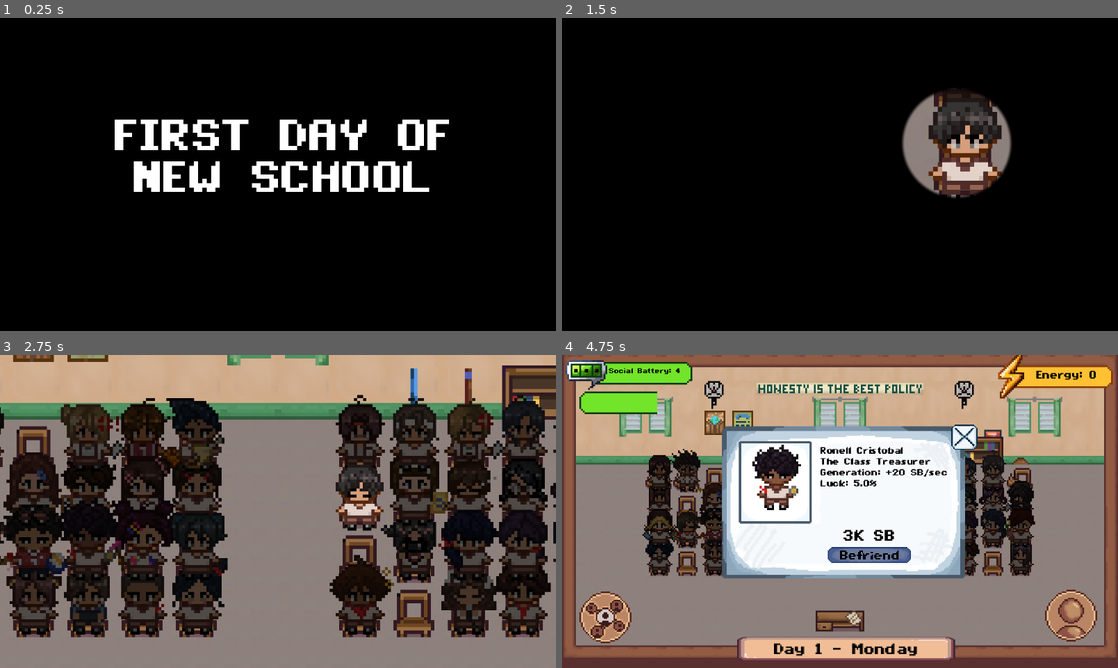
Above: before the commit, frames 1-4 (two rows, left to right).
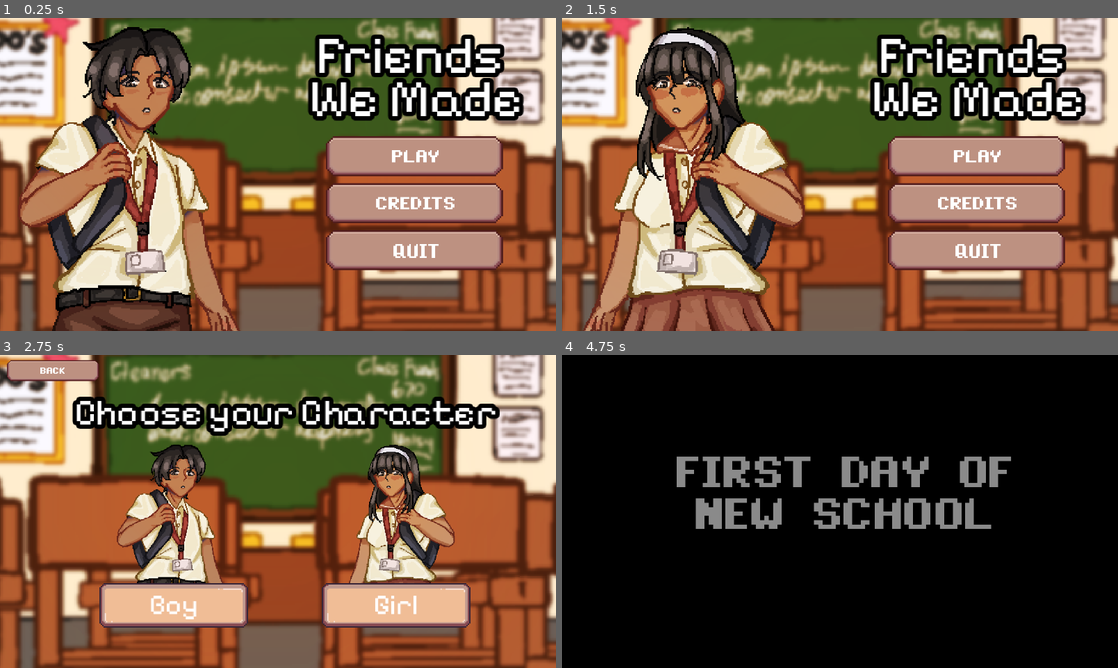
Above: after the commit, the same moments.

Repository: AzeOcram/checkpoint-gamejam
Game: Godot game, scene res://scenes/main_menu/main_menu.tscn
The game is run twice, just before and just after one commit, with the same random seed, the same clock (stepped at 60 frames per second) and the same inputs. Before the commit the project starts from res://scenes/main/main.tscn.
Inputs (mouse positions are in pixels of both pictures, inside the frame that each line leads up to):
- Up to frame 1 (0.25 s): no input
- Up to frame 2 (1.5 s): click (979, 155) at 0.52 s; click (617, 36) at 1.27 s
- Up to frame 3 (2.75 s): click (417, 492) at 2.02 s
- Up to frame 4 (4.75 s): tap Enter at 2.75 s; move the mouse to (962, 495) at 2.77 s; press the mouse at (962, 495) at 2.78 s; move the mouse to (728, 527) at 3.52 s; release the mouse at (728, 527) at 3.53 s; hold S 3.53-4.25 s; click (728, 527) at 3.6 s; click (906, 527) at 4.27 s

The runs differ from the first frame. In frame 1, 94% of the frame differs, in the area x 0-100%, y 0-100%; in frame 2, 95%; in frame 3, 98%; in frame 4, 96%.

Commit message:
feat: fixes to the game

Diff:
--- a/project.godot
+++ b/project.godot
@@ -11,7 +11,7 @@
 [application]
 
 config/name="friend-game"
-run/main_scene="uid://dt1hh84lovq45"
+run/main_scene="uid://bkyiouepfm3r8"
 config/features=PackedStringArray("4.7", "GL Compatibility")
 config/icon="res://icon.svg"
 
--- a/scenes/main_menu/gender_selection.tscn
+++ b/scenes/main_menu/gender_selection.tscn
@@ -137,3 +137,4 @@
 [node name="AudioStreamPlayer2D" type="AudioStreamPlayer2D" parent="." unique_id=1487847416]
 stream = ExtResource("10_4avdf")
 autoplay = true
+parameters/looping = true
--- a/scenes/main_menu/main_menu.tscn
+++ b/scenes/main_menu/main_menu.tscn
@@ -80,6 +80,7 @@
 [node name="AudioStreamPlayer2D" type="AudioStreamPlayer2D" parent="." unique_id=4275637]
 stream = ExtResource("13_rrgl4")
 autoplay = true
+parameters/looping = true
 
 [connection signal="pressed" from="VBoxContainer/Play" to="." method="_on_play_pressed"]
 [connection signal="pressed" from="VBoxContainer/Quit" to="." method="_on_quit_pressed"]
--- a/scripts/main/day_intro_cutscene.gd
+++ b/scripts/main/day_intro_cutscene.gd
@@ -8,6 +8,12 @@
 
 
 func _ready() -> void:
+	if Player.day_intro_played:
+		queue_free()
+		return
+
+	Player.day_intro_played = true
+
 	# The CanvasLayer never hides; the black screen does when the intro ends.
 	black_screen.add_to_group(&"blocks_tap")
 
--- a/scripts/player/player.gd
+++ b/scripts/player/player.gd
@@ -26,6 +26,7 @@
 # Game Stats
 var play_time: float = 0.0 # MINUTES
 var progress_score: float = 0.0
+var day_intro_played: bool = false
 
 
 # Main Functions
@@ -94,9 +95,7 @@
 
 # Restart Functions
 func restart() -> void:
-	# Gender
-	gender = Gender.MALE
-
+	day_intro_played = false
 	# Stats
 	energy_per_tap = 1
 	luck = 0.0
--- a/scripts/stats/stats_shop.gd
+++ b/scripts/stats/stats_shop.gd
@@ -13,6 +13,9 @@
 
 const CLOSE_NORMAL_SCALE := Vector2(1.0, 1.0)
 const CLOSE_HOVER_SCALE := Vector2(1.15, 1.15)
+
+const MAX_SHOP_LUCK: float = 0.25
+const MAX_HEARTS: int = 5
 
 
 # Energy
@@ -45,9 +48,11 @@
 func _ready() -> void:
 	add_to_group(&"blocks_tap")
 	close_button.set_meta(&"sfx_press", &"menu_close")
+
 	for button in [energy_upgrade_button, luck_upgrade_button, hp_upgrade_button]:
 		button.set_meta(&"sfx_press", &"")
 		button.set_meta(&"sfx_blocked", &"cant_afford")
+
 	close_button.pressed.connect(_on_close_pressed)
 	close_button.mouse_entered.connect(_on_close_hover)
 	close_button.mouse_exited.connect(_on_close_unhover)
@@ -59,7 +64,6 @@
 	Player.hp_changed.connect(update_ui)
 	Player.luck_changed.connect(update_luck)
 
-	# Make sure cost labels are visible.
 	energy_cost_label.visible = true
 	luck_cost_label.visible = true
 	hp_cost_label.visible = true
@@ -74,6 +78,7 @@
 	var tween := create_tween()
 	tween.tween_property(close_button, "scale", CLOSE_NORMAL_SCALE, 0.02)
 
+
 func setup(stats_system_ref, energy_system_ref) -> void:
 	stats_system = stats_system_ref
 	energy_system = energy_system_ref
@@ -85,6 +90,9 @@
 
 
 func update_ui() -> void:
+	if stats_system == null:
+		return
+
 	update_energy()
 	update_luck()
 	update_hp()
@@ -92,46 +100,39 @@
 
 func update_energy() -> void:
 	var value: int = stats_system.get_value("energy_per_tap")
-	var level: int = stats_system.get_level("energy_per_tap")
 	var cost = stats_system.get_cost("energy_per_tap")
+	var is_maxed: bool = stats_system.is_maxed("energy_per_tap")
 
-	print("ENERGY COST: ", cost, " | TYPE: ", typeof(cost))
+	# No level display for Energy.
+	energy_label.text = str(value)
 
-	energy_label.text = "%d (Lv %d)  " % [
-		value,
-		level,
-	]
-
-	if stats_system.is_maxed("energy_per_tap"):
+	if is_maxed:
 		energy_cost_label.text = "MAX"
 	else:
 		energy_cost_label.text = str(cost)
 
-	energy_upgrade_button.disabled = not stats_system.can_upgrade("energy_per_tap")
+	energy_upgrade_button.disabled = is_maxed or not stats_system.can_upgrade("energy_per_tap")
 
 
 func update_luck() -> void:
 	var value: float = Player.luck * 100.0
-	var level: int = stats_system.get_level("luck")
 	var cost = stats_system.get_cost("luck")
+	var is_maxed: bool = stats_system.is_maxed("luck")
 
-	print("LUCK COST: ", cost, " | TYPE: ", typeof(cost))
+	luck_label.text = "%.1f%%" % value
 
-	luck_label.text = str(value) + "% (Lv " + str(level) + ")"
-
-	if stats_system.is_maxed("luck"):
+	if is_maxed:
 		luck_cost_label.text = "MAX"
 	else:
 		luck_cost_label.text = str(cost)
 
-	luck_upgrade_button.disabled = not stats_system.can_upgrade("luck")
+	luck_upgrade_button.disabled = is_maxed or not stats_system.can_upgrade("luck")
+
 
 func update_hp() -> void:
 	var current_hp: int = Player.hp
-	var max_hp: int = stats_system.get_value("max_hp")
+	var max_hp: int = min(stats_system.get_value("max_hp"), MAX_HEARTS)
 	var cost = stats_system.get_cost("max_hp")
-
-	print("HP COST: ", cost, " | TYPE: ", typeof(cost))
 
 	var hearts: Array[TextureRect] = [
 		heart1,
@@ -142,22 +143,17 @@
 	]
 
 	for i in range(hearts.size()):
+		hearts[i].visible = i < max_hp
+
 		if i < max_hp:
-			hearts[i].visible = true
+			hearts[i].texture = heart_texture if i < current_hp else grey_heart_texture
 
-			if i < current_hp:
-				hearts[i].texture = heart_texture
-			else:
-				hearts[i].texture = grey_heart_texture
-		else:
-			hearts[i].visible = false
-
-	if stats_system.is_maxed("max_hp"):
+	if max_hp >= MAX_HEARTS:
 		hp_cost_label.text = "MAX"
 	else:
 		hp_cost_label.text = str(cost)
 
-	hp_upgrade_button.disabled = not stats_system.can_upgrade("max_hp")
+	hp_upgrade_button.disabled = max_hp >= MAX_HEARTS or not stats_system.can_upgrade("max_hp")
 
 
 func _on_energy_upgrade_pressed() -> void:
@@ -177,6 +173,7 @@
 
 func _upgrade(stat_id: String) -> void:
 	SFX.play(&"purchase" if stats_system.upgrade(stat_id) else &"cant_afford")
+	update_ui()
 
 
 func _on_close_pressed() -> void:
--- a/scripts/stats/stats_system.gd
+++ b/scripts/stats/stats_system.gd
@@ -1,3 +1,4 @@
+
 extends Node
 
 signal stats_changed
@@ -29,7 +30,7 @@
 	"max_hp": {
 		"name": "Max HP",
 		"start": 3,
-		"max": 10,
+		"max": 5,
 		"base_cost": 50,
 		"upgrade": "upgrade_max_hp",
 	},
@@ -38,6 +39,11 @@
 # Each Luck point gives this chance to skip a QTE.
 const LUCK_CHANCE_PER_POINT := 0.025
 
+# Shop Luck
+const MAX_SHOP_LUCK: float = 0.25
+const LUCK_UPGRADE_AMOUNT: float = 0.025
+
+var shop_luck: float = 0.0
 var energy_system
 
 
@@ -55,10 +61,12 @@
 
 # Returns the stat's current value, stored in Player.
 func get_value(stat_id: String) -> int:
+	if stat_id == "luck":
+		return int(round(shop_luck / LUCK_UPGRADE_AMOUNT))
+
 	return Player.get(stat_id)
 
 
-# Returns how many times the stat has been upgraded.
 func get_level(stat_id: String) -> int:
 	return get_value(stat_id) - STATS[stat_id].start
 
@@ -69,6 +77,9 @@
 
 
 func is_maxed(stat_id: String) -> bool:
+	if stat_id == "luck":
+		return shop_luck >= MAX_SHOP_LUCK
+
 	return get_value(stat_id) >= STATS[stat_id].max
 
 
@@ -91,7 +102,13 @@
 	if not energy_system.spend(get_cost(stat_id)):
 		return false
 
-	Player.call(STATS[stat_id].upgrade)
+	if stat_id == "luck":
+		shop_luck = minf(shop_luck + LUCK_UPGRADE_AMOUNT, MAX_SHOP_LUCK)
+		Player.upgrade_luck(LUCK_UPGRADE_AMOUNT)
+		Player.luck_changed.emit()
+	else:
+		Player.call(STATS[stat_id].upgrade)
+
 	stats_changed.emit()
 	return true
 
@@ -106,3 +123,9 @@
 # The roll can be passed in for testing.
 func roll_luck_skip() -> bool:
 	return randf() < Player.luck
+
+
+# Resets shop upgrade tracking when starting a new game.
+func restart() -> void:
+	shop_luck = 0.0
+	stats_changed.emit()
